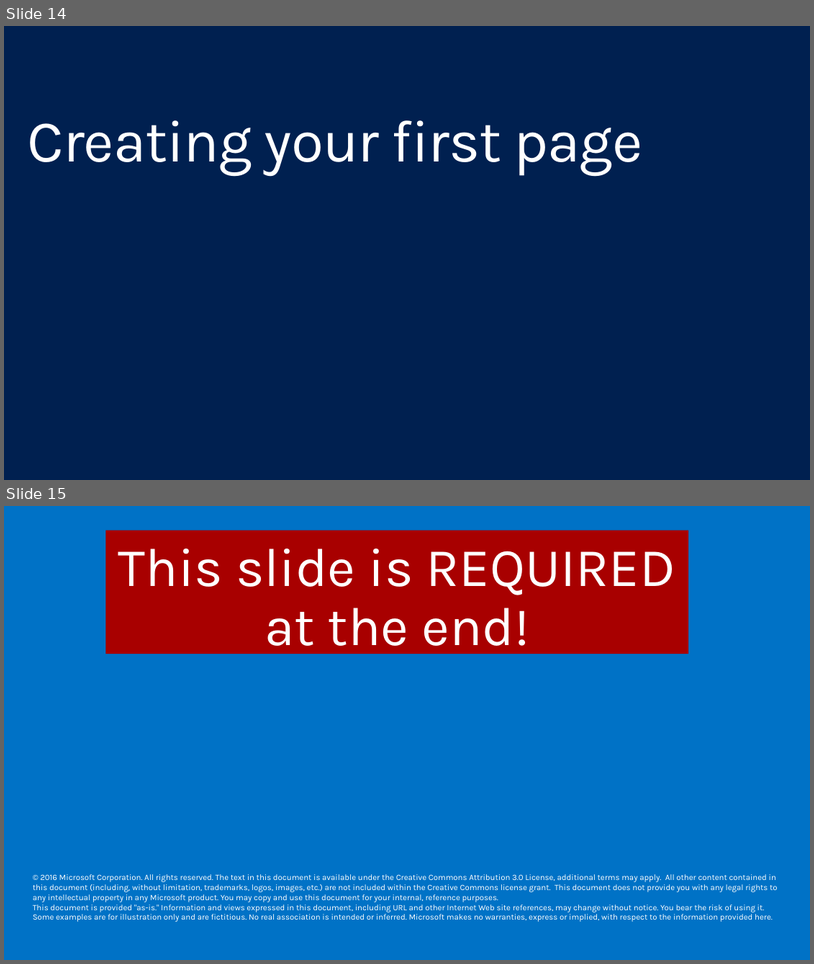
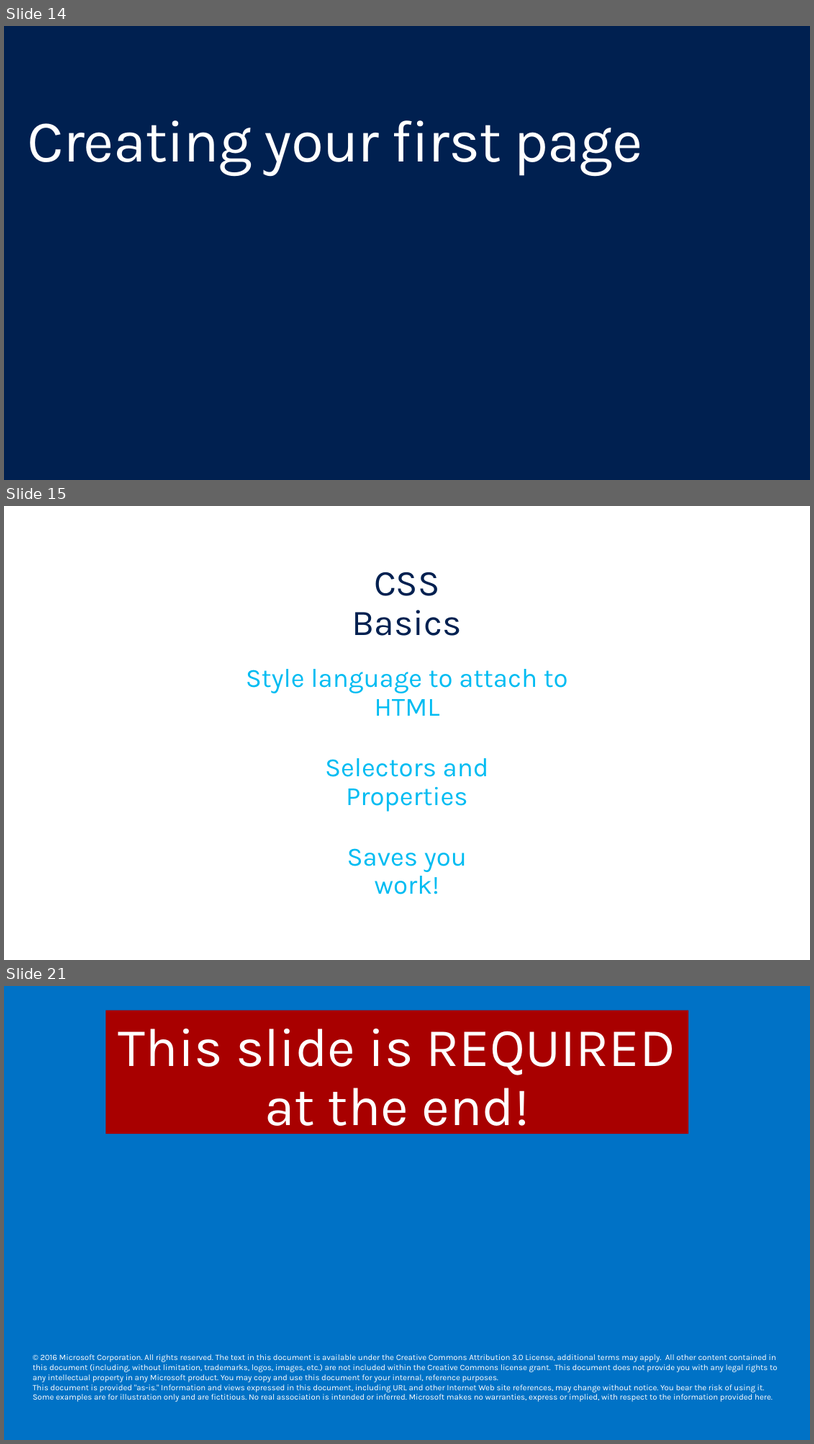
Before and after one commit to yashodha96/html-css-beginners, a slide deck: Slides/2 - Creating your first page.pptx. Shown one above the other, each under a label of ours: slides 14 and 15 before the commit, slides 14, 15 and 21 after it; the slides between them are not shown. The pictures are 814x964 and 814x1444 pixels, drawn with LibreOffice and Linux fonts; fonts in the diff are those of the drawing; background and template pictures are left out. Boxes give left, top, right and bottom in pixels: in the first picture for what was removed or moved away, otherwise in the second. Text is boxed around its words. In the diff, an @@ line names an element or a change of style, - is before the commit and + after.

```diff
--- a/Slides/2 - Creating your first page.pptx
+++ b/Slides/2 - Creating your first page.pptx
@@ slide 15 added at box(4, 506, 810, 960), background #FFFFFF @@
@@ text added at box(352, 572, 463, 636), 44 pt, text #002050 @@
+CSS Basics
@@ text added at box(246, 669, 568, 716), 32 pt, text #00BCF2 @@
+Style language to attach to HTML
@@ text added at box(325, 758, 489, 811), 32 pt, text #00BCF2 @@
+Selectors and Properties
@@ text added at box(347, 848, 467, 894), 32 pt, text #00BCF2 @@
+Saves you work!
@@ what was slide 15 is now slide 21 @@
```
Also in this commit, not shown: 3 slides changed, 5 other slides added, 1 other file.
